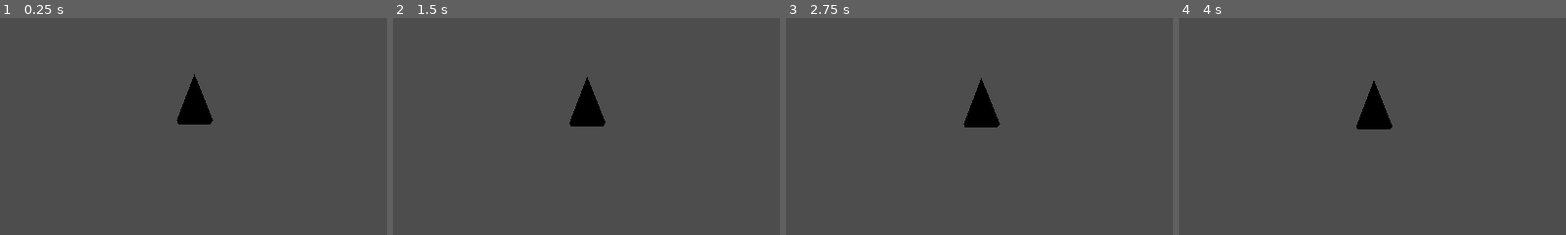
Above: before the commit, frames 1-4 (left to right).
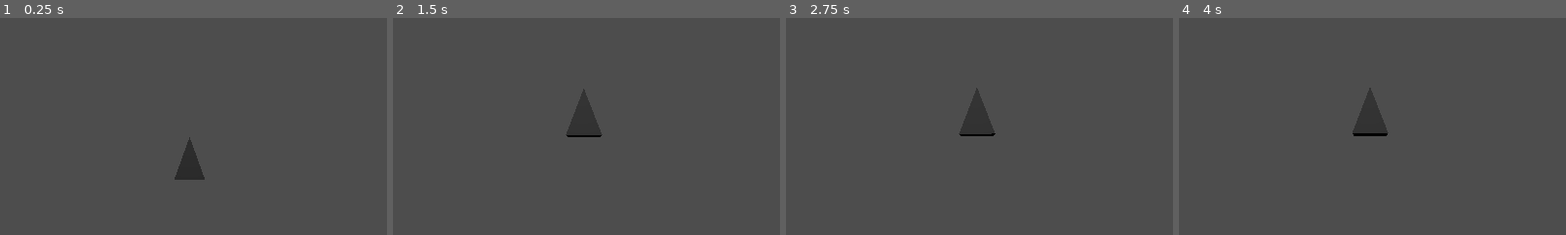
Above: after the commit, the same moments.

Repository: calokat/slam-oc
Game: Godot game, scene res://main.tscn
The game is run twice, just before and just after one commit, with the same random seed, the same clock (stepped at 60 frames per second) and the same inputs.
Inputs (mouse positions are % of the whole screen's width and height, from its top left):
- Up to frame 1 (0.25 s): no input
- Up to frame 2 (1.5 s): move the mouse to (72, 45) at 0.52 s; click (72, 45) at 0.67 s; move the mouse to (30, 55) at 1.27 s; click (30, 55) at 1.42 s
- Up to frame 3 (2.75 s): tap Enter at 2 s; move the mouse to (60, 28) at 2.02 s; click (60, 28) at 2.17 s
- Up to frame 4 (4 s): tap Space at 2.75 s; move the mouse to (45, 70) at 2.77 s; click (45, 70) at 2.92 s; move the mouse to (80, 65) at 3.52 s; click (80, 65) at 3.67 s
The pictures show only the part of the screen within x 26-75%, y 18-68%; the shares and areas given below are measured in that part.

The runs differ from the first frame. In frame 1, 2.0% of the frame differs, in the area x 45-56%, y 25-75%; in frame 2, 1.6%; in frame 3, 1.5%; in frame 4, 1.5%.

Commit message:
Smoothing motion with splines
spline toy

Diff:
--- /dev/null
+++ b/accel_test.tscn
@@ -0,0 +1,15 @@
+[gd_scene load_steps=3 format=3 uid="uid://oueytvbxo4uu"]
+
+[ext_resource type="Script" path="res://mover.gd" id="1_fta83"]
+[ext_resource type="Script" path="res://accelerometer.gd" id="1_ucnh8"]
+
+[node name="AccelTest" type="Node3D"]
+
+[node name="Mover" type="Node3D" parent="."]
+script = ExtResource("1_fta83")
+acc = Vector3(1, 1, -1)
+
+[node name="CSGBox3D" type="CSGBox3D" parent="Mover"]
+
+[node name="Accelerometer" type="Node3D" parent="Mover"]
+script = ExtResource("1_ucnh8")
--- a/main.tscn
+++ b/main.tscn
@@ -4,6 +4,11 @@
 [ext_resource type="ArrayMesh" uid="uid://dr7rfxkge3qhk" path="res://boid.obj" id="1_vp0mk"]
 
 [node name="Node3D" type="Node3D"]
+
+[node name="SpotLight3D" type="SpotLight3D" parent="."]
+transform = Transform3D(1, 0, 0, 0, 0.874857, 0.484382, 0, -0.484382, 0.874857, 0, 6.51617, 10.0841)
+shadow_enabled = true
+spot_range = 42.934
 
 [node name="Camera3D" type="Camera3D" parent="."]
 transform = Transform3D(1, 0, 0, 0, 1, 0, 0, 0, 1, 0, 0, 13.5831)
--- a/mocap_animate.gd
+++ b/mocap_animate.gd
@@ -5,6 +5,37 @@
 var elapsed = 0
 var mocap = Mocap.new()
 
+var position_scale = 1. / 300
+
+var position_buffer = []
+
+var mocap_fps = 2.
+var frame_time = 1./mocap_fps
+var double_frame_time = frame_time * 2.
+
+func init_position_buffer():
+	position_buffer.append(mocap.get_position(0))
+	mocap.next_frame()
+	position_buffer.append(mocap.get_position(0))
+	mocap.next_frame()
+	position_buffer.append(mocap.get_position(0))
+
+func iterate_position_buffer():
+	position_buffer.pop_front()
+	mocap.next_frame()
+	position_buffer.append(mocap.get_position(0))
+
+## Uses the three positions in the position buffer to form a quadratic bezier curve
+## Basically allows us to chain together bezier curves smoothly to get a realistic
+## estimation of motion betwen mocap frames. Intuition for the lerps and anchors
+## comes from the video "the beauty of bezier curves" by freya holmer, around 2m:45s
+func position_from_buffer_bezier(t: float):
+	# Frame time is multiplied by two since the bezier curve every iteration
+	var anchor1 = lerp(position_buffer[0], position_buffer[1], t / frame_time)
+	var anchor2 = lerp(position_buffer[1], position_buffer[2], t / frame_time)
+	var bezier_position = lerp(anchor1, anchor2, t / frame_time)
+
+	return bezier_position
 
 func change_heading():
 	heading = Vector3(randf_range(-1, 1), randf_range(-1, 1), randf_range(-1, 1))
@@ -13,11 +44,16 @@
 func _ready() -> void:
 	change_heading()
 
+	# skip ahead 10k frames
+	for i in range(10000):
+		mocap.next_frame()
+
+
 # Called every frame. 'delta' is the elapsed time since the previous frame.
 func _process(delta: float) -> void:
 	elapsed += delta
 
-	if elapsed < 0.016:
+	if elapsed <= frame_time:
 		return
 
 	elapsed = 0
--- /dev/null
+++ b/spline-toy.gd
@@ -0,0 +1,67 @@
+extends Node2D
+
+var points = []
+var current_pos = Vector2(0,0)
+var prev_pos = Vector2(0,0)
+
+var points_buffer = []
+var buffer_start = 0
+
+var time_per_point = 1.
+var current_time = 0
+
+
+func quadratic_bezier_interpolate2D(start: Vector2, anchor: Vector2, end: Vector2, x: float) -> Vector2:
+	var anchor1 = lerp(start, anchor, x)
+	var anchor2 = lerp(anchor, end, x)
+
+	return lerp(anchor1, anchor2, x)
+
+func cubic_bezier_interpolate2D(start: Vector2, anchor1: Vector2, anchor2: Vector2, end: Vector2, x: float) -> Vector2:
+	return Vector2(
+		bezier_interpolate(start.x, anchor1.x, anchor2.x, end.x, x),
+		bezier_interpolate(start.y, anchor1.y, anchor2.y, end.y, x),
+	)
+
+# Called when the node enters the scene tree for the first time.
+func _ready() -> void:
+	pass # Replace with function body.
+
+# Called every frame. 'delta' is the elapsed time since the previous frame.
+func _process(delta: float) -> void:
+	current_time += delta
+
+	if points.size() > 0:
+		var next_index = buffer_start
+		var target_index = wrap(buffer_start + 1, 0, points.size())
+		current_pos = quadratic_bezier_interpolate2D(prev_pos, points[next_index], points[target_index], current_time / time_per_point)
+
+	if current_time*2 >= time_per_point:
+		buffer_start += 1
+		current_time = 0
+		prev_pos = current_pos
+
+		if buffer_start >= points.size():
+			buffer_start = 0
+
+	queue_redraw()
+
+func _draw() -> void:
+	for point in points:
+		draw_circle(point, 10, Color.ANTIQUE_WHITE)
+
+	draw_circle(current_pos, 10, Color.AQUAMARINE)
+
+func _input(event: InputEvent) -> void:
+	if event is InputEventMouseButton:
+		if event.pressed:
+			if event.button_index == MOUSE_BUTTON_LEFT:
+				var mouse_position = event.position
+				print("mouse clicked at ", mouse_position)
+
+				if points.size() == 0:
+					current_pos = mouse_position
+					prev_pos = mouse_position
+
+				self.points.append(mouse_position)
+				print(self.points)
--- /dev/null
+++ b/spline-toy.tscn
@@ -0,0 +1,13 @@
+[gd_scene load_steps=2 format=3 uid="uid://bmdc1dqiti4js"]
+
+[ext_resource type="Script" path="res://spline-toy.gd" id="1_n70me"]
+
+[node name="Spline-toy" type="Node2D"]
+
+[node name="ColorRect" type="ColorRect" parent="."]
+offset_right = 1157.0
+offset_bottom = 651.0
+color = Color(0.223845, 0.260851, 0.285404, 1)
+
+[node name="Node2D" type="Node2D" parent="."]
+script = ExtResource("1_n70me")
